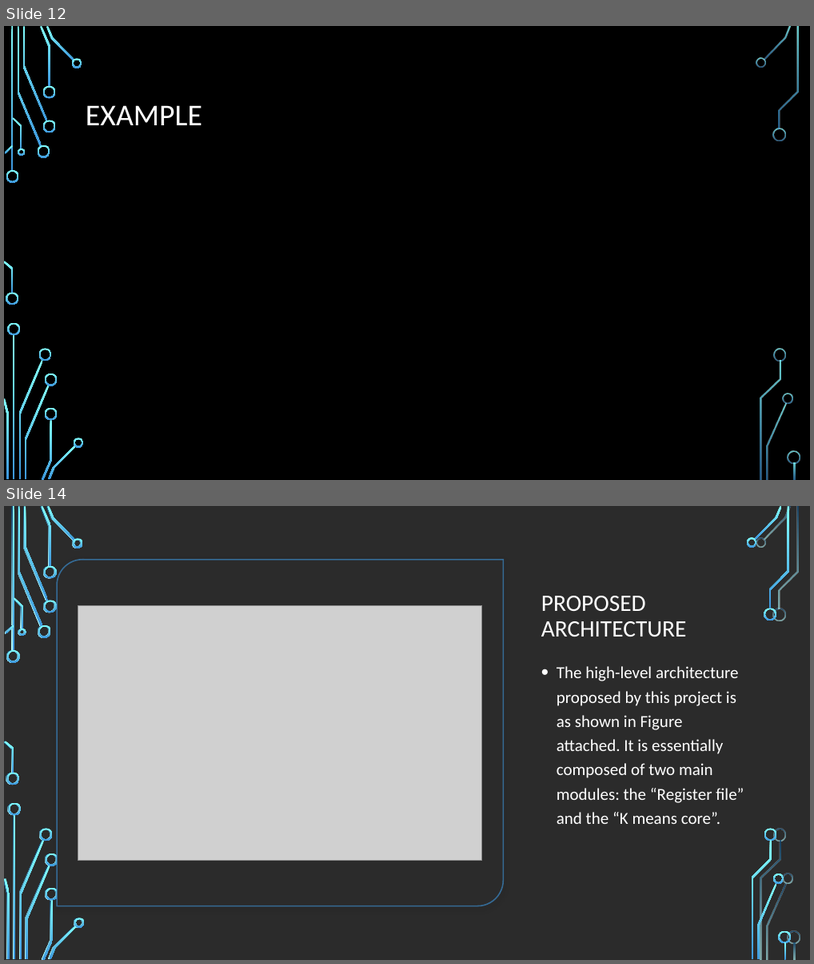
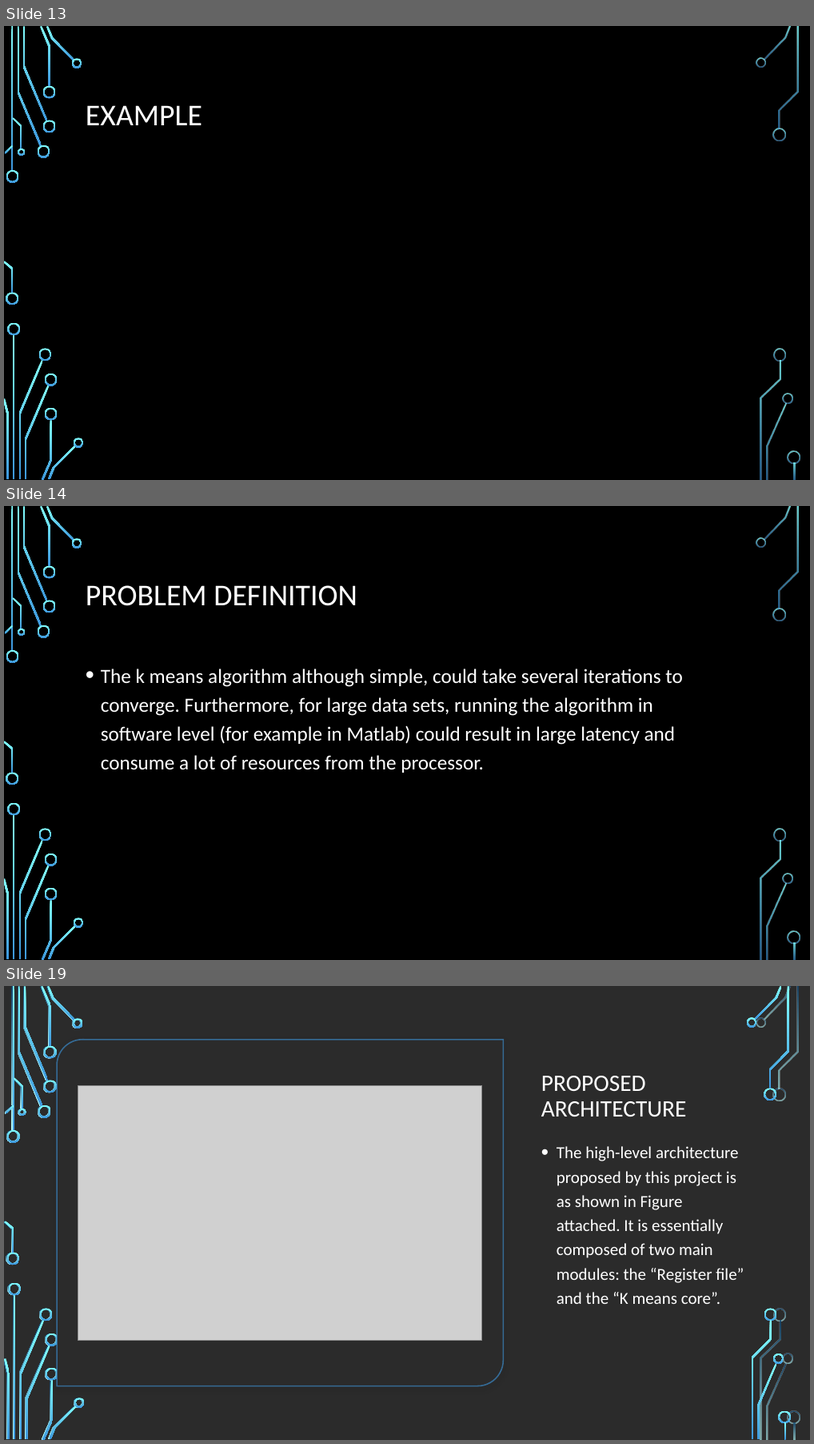
Before and after one commit to liotahuf/project_k_means, a slide deck: Midle presentation.pptx. Shown one above the other, each under a label of ours: slides 12 and 14 before the commit, slides 13, 14 and 19 after it; the slides between them are not shown. The pictures are 814x964 and 814x1444 pixels, drawn with LibreOffice and Linux fonts; fonts in the diff are those of the drawing; grey boxes stand for pictures; background and template pictures are left out; a plain dark background stands for a picture behind light text. Boxes give left, top, right and bottom in pixels: in the first picture for what was removed or moved away, otherwise in the second. Text is boxed around its words. In the diff, an @@ line names an element or a change of style, - is before the commit and + after.

```diff
--- a/Midle presentation.pptx
+++ b/Midle presentation.pptx
@@ slide 14 added at box(4, 506, 810, 960), background picture (left out); not listed: 36 template elements that a slide beside it also shows @@
@@ title added at box(86, 585, 358, 606), 36 pt, text #FFFFFF @@
+PROBLEM DEFINITION
@@ text added at box(101, 668, 683, 772), 24 pt, text #FFFFFF @@
+• The k means algorithm although simple, could take several iterations to converge. Furthermore, for large data sets, running the algorithm in software level (for example in Matlab) could result in large latency and consume a lot of resources from the processor.
@@ what was slide 12 is now slide 13 @@
@@ what was slide 14 is now slide 19 @@
```
Also in this commit, not shown: 4 slides changed, 10 other slides added.
